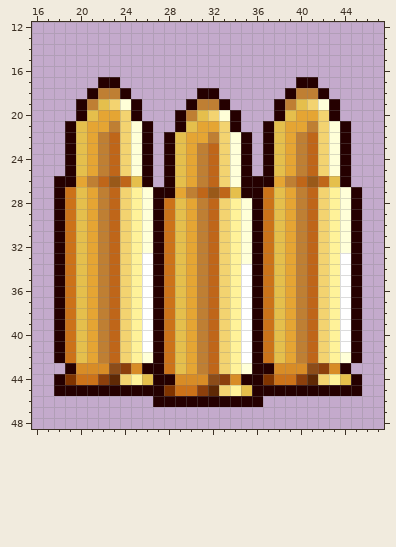
Two versions of one pixel-art sprite, CastawayGame/Assets/2d assets/GUI&HUD/HUD/AmmoBullet01.png. The picture above was drawn from the file before the commit.
The file is 64x64 pixels. Colours within 5 levels of each other are drawn and written as one. Shown: x 16..47, y 12..48.
Now the later version:
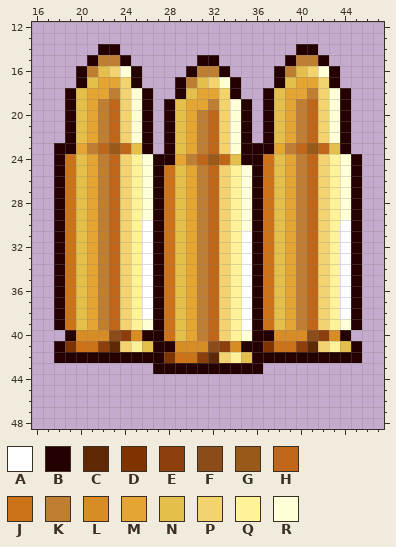
Palette (. is transparent): A #ffffff  B #250000  C #5f2905  D #7f3300  E #8c3f0c  F #8c4c19  G #995919  H #bf6619  J #cc7219  K #bf7f33  L #d88c26  M #e5a533  N #e5bf4c  P #f3d370  Q #fff299  R #ffffd8
Edits made:
{"y":14,"x":22,"old":"..","new":"BB"}
{"y":14,"x":40,"old":"..","new":"BB"}
{"y":15,"x":21,"old":"....","new":"BKKB"}
{"y":15,"x":31,"old":"..","new":"BB"}
{"y":15,"x":39,"old":"....","new":"BKKB"}
{"y":16,"x":20,"old":"......","new":"BKNPRB"}
{"y":16,"x":30,"old":"....","new":"BKKB"}
{"y":16,"x":38,"old":"......","new":"BKNPRB"}
{"y":17,"x":20,"old":"..BB..","new":"BNMMPB"}
{"y":17,"x":29,"old":"......","new":"BKNPRB"}
{"y":17,"x":38,"old":"..BB..","new":"BNMMPB"}
{"y":18,"x":19,"old":"..BK","new":"BNMM"}
{"y":18,"x":24,"old":"B..","new":"PRB"}
{"y":18,"x":29,"old":"..BB..","new":"BNMMPB"}
{"y":18,"x":37,"old":"..BK","new":"BNMM"}
{"y":18,"x":42,"old":"B..","new":"PRB"}
{"y":19,"x":19,"old":".BKNPRB.","new":"BNMKHPRB"}
{"y":19,"x":28,"old":"..BK","new":"BNMM"}
{"y":19,"x":33,"old":"B..","new":"PRB"}
{"y":19,"x":37,"old":".BKNPRB.","new":"BNMKHPRB"}
{"y":20,"x":19,"old":".BNMM","new":"BNMKH"}
{"y":20,"x":25,"old":"B.","new":"RB"}
{"y":20,"x":28,"old":".BKNPRB.","new":"BNMKHPRB"}
{"y":20,"x":37,"old":".BNMM","new":"BNMKH"}
{"y":20,"x":43,"old":"B.","new":"RB"}
{"y":21,"x":22,"old":"MK","new":"KH"}
{"y":21,"x":28,"old":".BNMM","new":"BNMKH"}
{"y":21,"x":34,"old":"B.","new":"RB"}
{"y":21,"x":40,"old":"MK","new":"KH"}
{"y":22,"x":31,"old":"MK","new":"KH"}
{"y":23,"x":18,"old":".","new":"B"}
{"y":23,"x":20,"old":"NMKHPR","new":"MKHGHN"}
{"y":23,"x":36,"old":".","new":"B"}
{"y":23,"x":38,"old":"NMKHPR","new":"MKHGHN"}
{"y":24,"x":18,"old":".B","new":"BJ"}
{"y":24,"x":25,"old":"RB.","new":"QRB"}
{"y":24,"x":29,"old":"NMKHPR","new":"MKHGHN"}
{"y":24,"x":36,"old":".B","new":"BJ"}
{"y":24,"x":43,"old":"RB.","new":"QRB"}
{"y":25,"x":18,"old":".B","new":"BJ"}
{"y":25,"x":25,"old":"RB.B","new":"QRBJ"}
{"y":25,"x":34,"old":"RB.B","new":"QRBJ"}
{"y":25,"x":43,"old":"RB.","new":"QRB"}
{"y":26,"x":19,"old":"BMKHGHNB.B","new":"JNMKHPQRBJ"}
{"y":26,"x":34,"old":"RB","new":"QR"}
{"y":26,"x":37,"old":"BMKHGHNB.","new":"JNMKHPQRB"}
{"y":27,"x":28,"old":"BMKHGHNB","new":"JNMKHPQR"}
{"y":30,"x":26,"old":"R","new":"A"}
{"y":30,"x":44,"old":"R","new":"A"}
{"y":31,"x":26,"old":"R","new":"A"}
{"y":31,"x":35,"old":"R","new":"A"}
{"y":31,"x":44,"old":"R","new":"A"}
{"y":32,"x":26,"old":"R","new":"A"}
{"y":32,"x":35,"old":"R","new":"A"}
{"y":32,"x":44,"old":"R","new":"A"}
{"y":33,"x":35,"old":"R","new":"A"}
{"y":39,"x":26,"old":"A","new":"R"}
{"y":39,"x":44,"old":"A","new":"R"}
{"y":40,"x":18,"old":"BJNMKHPQA","new":".BLLLFELB"}
{"y":40,"x":35,"old":"A","new":"R"}
{"y":40,"x":37,"old":"JNMKHPQAB","new":"BLLLFELB."}
{"y":41,"x":19,"old":"JNMKH","new":"DJJEC"}
{"y":41,"x":26,"old":"A","new":"N"}
{"y":41,"x":28,"old":"JNMKHPQA","new":"BLLLFELB"}
{"y":41,"x":37,"old":"JNMKH","new":"DJJEC"}
{"y":41,"x":44,"old":"A","new":"N"}
{"y":42,"x":19,"old":"JNMKHPQR","new":"BBBBBBBB"}
{"y":42,"x":28,"old":"JNMKH","new":"DJJEC"}
{"y":42,"x":35,"old":"A","new":"N"}
{"y":42,"x":37,"old":"JNMKHPQR","new":"BBBBBBBB"}
{"y":43,"x":19,"old":"BLLLFELB","new":"........"}
{"y":43,"x":28,"old":"JNMKHPQR","new":"BBBBBBBB"}
{"y":43,"x":37,"old":"BLLLFELB","new":"........"}
{"y":44,"x":18,"old":"BDJJECPQNBBLLLFELBBDJJECPQNB","new":"............................"}
{"y":45,"x":18,"old":"BBBBBBBBBBDJJECPQNBBBBBBBBBB","new":"............................"}
{"y":46,"x":27,"old":"BBBBBBBBBB","new":".........."}
{"label":"changed","picture_box":[54,44,362,264]}
{"label":"changed","picture_box":[54,319,362,407]}
